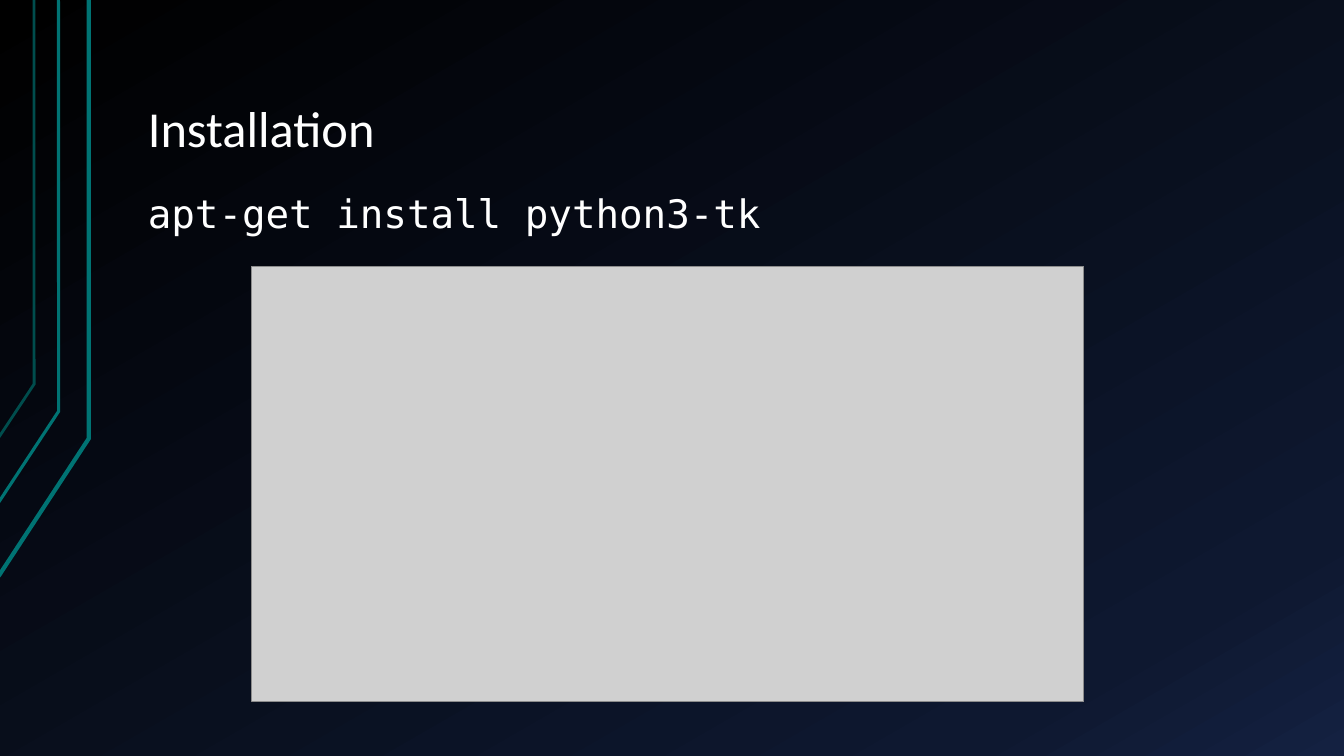
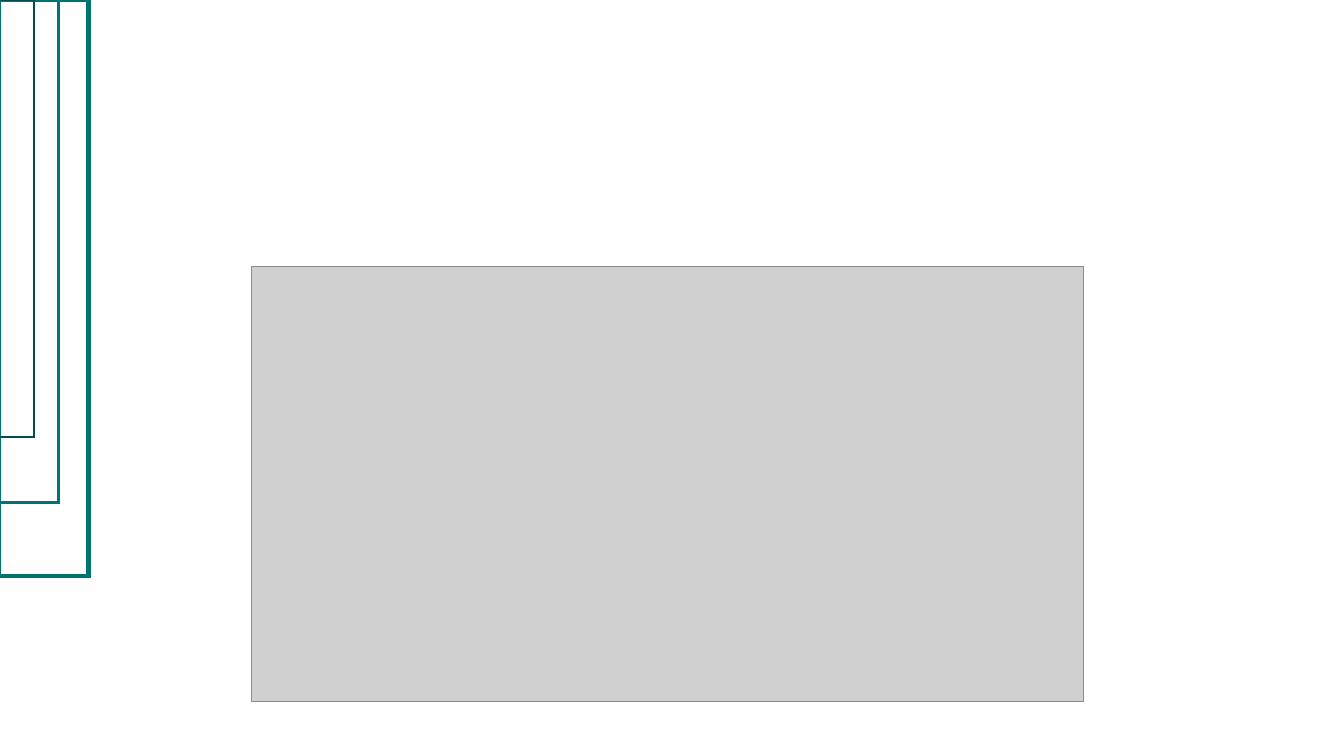
Before and after one commit to JordanJLopez/cs373-tkinter, a slide deck: slide 4 of tkinter for Python.pptx. Drawn at 1344x756 pixels with LibreOffice and Linux fonts; fonts in the diff are those of the drawing; grey boxes stand for pictures. Boxes give left, top, right and bottom in pixels: in the first picture for what was removed or moved away, otherwise in the second. Text is boxed around its words. In the diff, an @@ line names an element or a change of style, - is before the commit and + after.

```diff
--- a/tkinter for Python.pptx
+++ b/tkinter for Python.pptx
@@ background gradient #000000 to #0F1931 to #142242 to #FFFFFF @@
@@ freeform shape removed at (0, 0, 89, 577) @@
@@ freeform shape removed at (0, 0, 58, 503) @@
@@ freeform shape removed at (0, 0, 34, 438) @@
@@ rectangle added at (0, 0, 89, 576), outline #007373 3 pt @@
@@ rectangle added at (0, 0, 58, 503), outline #007373 2.24 pt @@
@@ rectangle added at (0, 0, 34, 438), outline #004D4D 2.01 pt @@
@@ title removed at (148, 112, 375, 148) @@
-Installation
@@ text removed at (148, 198, 761, 237) @@
-apt-get install python3-tk
```
Also in this commit, not shown: 7 other slides changed, 2 slides added, 2 other files.
